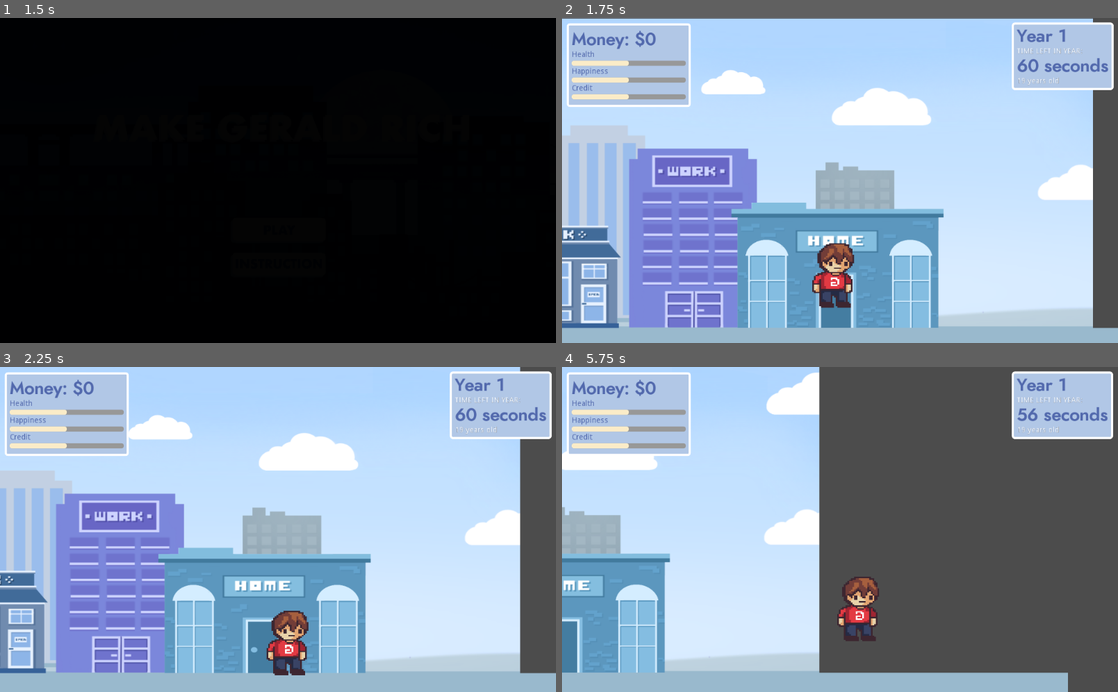
Above: before the commit, frames 1-4 (two rows, left to right).
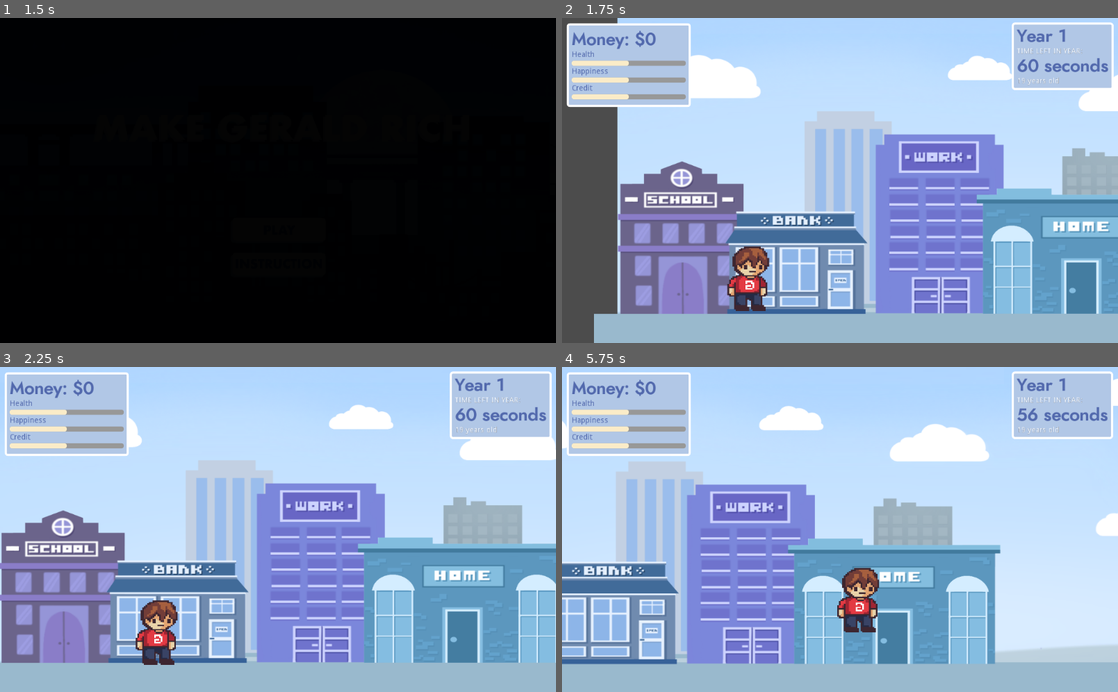
Above: after the commit, the same moments.

Repository: AndrewYeh1/Finance-game
Game: Godot game, scene res://Home/Home.tscn
Same seed, same stepped clock (60 frames per second), same inputs: the game is played once before the commit and once after it.
Inputs (mouse positions are in pixels of both pictures, inside the frame that each line leads up to):
- Up to frame 1 (1.5 s): click (278, 229) at 0.5 s; click (278, 229) at 1.25 s
- Up to frame 2 (1.75 s): no input
- Up to frame 3 (2.25 s): move the mouse to (400, 513) at 2.02 s; hold Right (move_right) from 2.03 s (still down); hold Space from 2.03 s (still down)
- Up to frame 4 (5.75 s): tap Up (jump) at 2.27, 3.02, 4.52, 5.27 s; move the mouse to (728, 545) at 2.77 s; release Space at 2.78 s; tap Space at 2.85, 4.35 s; move the mouse to (895, 458) at 3.52 s; release Right (move_right) at 3.53 s; hold Left (move_left) 3.53-4.28 s; hold Space 3.53-4.28 s; move the mouse to (812, 594) at 4.27 s; hold Right (move_right) from 4.28 s (still down); move the mouse to (1006, 578) at 5.02 s; hold Space from 5.03 s (still down)

Frame 1 is identical in both runs. In frame 2, 57% of the frame differs, in the area x 0-100%, y 0-100%; in frame 3, 57%; in frame 4, 74%.

Commit message:
added school entering

Diff:
--- a/Play/Play.gd
+++ b/Play/Play.gd
@@ -8,7 +8,7 @@
 
 # Called when the node enters the scene tree for the first time.
 func _ready() -> void:
-	pass # Replace with function body.
+	set_camera_limits()
 
 
 # Called every frame. 'delta' is the elapsed time since the previous frame.
@@ -19,3 +19,11 @@
 func _on_time_timeout() -> void:
 	$CanvasLayer/newyeartransition.show()
 	$CanvasLayer/newyeartransition._transition()
+
+func set_camera_limits():
+	var map_limits = $TileMap.get_used_rect()
+	var map_cellsize = $TileMap.cell_size
+	$player/Camera2D.limit_left = map_limits.position.x+0.1 * map_cellsize.x
+	$player/Camera2D.limit_right = map_limits.end.x * map_cellsize.x
+	$player/Camera2D.limit_top = map_limits.position.y * map_cellsize.y
+	$player/Camera2D.limit_bottom = map_limits.end.y * map_cellsize.y
--- a/Play/Play.tscn
+++ b/Play/Play.tscn
@@ -52,7 +52,7 @@
 tile_set = SubResource( 2 )
 cell_size = Vector2( 80, 80 )
 format = 1
-tile_data = PoolIntArray( 65535, 0, 0, 131071, 0, 0, 196607, 0, 0, 262143, 0, 0, 327679, 0, 0, 393215, 0, 0, 458751, 0, 0, 524287, 0, 0, 589823, 0, 0, 655359, 0, 0, 720895, 0, 0, 655360, 0, 0, 655361, 0, 0, 6553 …(248 unchanged characters)…
+tile_data = PoolIntArray( -65536, 0, 0, -65535, 0, 0, -65534, 0, 0, -65533, 0, 0, -65532, 0, 0, -65531, 0, 0, -65530, 0, 0, -65529, 0, 0, -65528, 0, 0, -65527, 0, 0, -65526, 0, 0, -65525, 0, 0, -65524, 0, 0, -65523, 0, 0, -65522, 0, 0, -65521, 0, 0, -65520, 0, 0, -65519, 0, 0, -65518, 0, 0, -65517, 0, 0, 0, 0, 0, 19, 0, 0, 65536, 0, 0, 65555, 0, 0, 131072, 0, 0, 131091, 0, 0, 196608, 0, 0, 196627, 0, 0, 262144, 0, 0, 262163, 0, 0, 327680, 0, 0, 327699, 0, 0, 393216, 0, 0, 393235, 0, 0, 458752, 0, 0, 458771, 0, 0, 524288, 0, 0, 524307, 0, 0, 589824, 0, 0, 589843, 0, 0, 655360, 0, 0, 655361, 0, 0, 6553 …(248 unchanged characters)…
 
 [node name="school" parent="." instance=ExtResource( 6 )]
 position = Vector2( 138.761, 795.786 )
@@ -61,7 +61,7 @@
 position = Vector2( 705.849, 793.185 )
 
 [node name="home" parent="." instance=ExtResource( 10 )]
-position = Vector2( 1023.32, 795.274 )
+position = Vector2( 1020.32, 795.274 )
 
 [node name="bank" parent="." instance=ExtResource( 5 )]
 position = Vector2( 399.037, 801.134 )
@@ -72,7 +72,7 @@
 texture = ExtResource( 3 )
 
 [node name="player" parent="." instance=ExtResource( 1 )]
-position = Vector2( 1032, 696 )
+position = Vector2( 298.726, 741.357 )
 
 [node name="CanvasLayer" type="CanvasLayer" parent="."]
 
--- a/actors/player.gd
+++ b/actors/player.gd
@@ -3,6 +3,8 @@
 export var stomp_impulse: = 1000.0
 
 var location = null
+
+
 
 func _on_EnemyDetector_area_entered(area: Area2D) -> void:
 	_velocity = calculate_stomp_velocity(_velocity, stomp_impulse)
@@ -69,20 +71,23 @@
 # detects the person entering
 func _on_buildingDetector_area_shape_entered(area_id: int, area: Area2D, area_shape: int, self_shape: int) -> void:
 	print(area.get_name())
-	if area.get_name() == "Bank":
-		location = "bank"
-	if area.get_name() == "School":
-		location = "school"
+
+	if ["Bank", "School", "Jobs", "Home"].has(area.get_name()):
+		location = area.get_name()
+		$enter.show()
+
+
 
 
 # detects the person exiting
 func _on_buildingDetector_area_shape_exited(area_id: int, area: Area2D, area_shape: int, self_shape: int) -> void:
 	location = null
+	$enter.hide()
 
 # detects key pressed
 func _input(ev):
 	if Input.is_key_pressed(KEY_SPACE):
-		if location == "bank":
+		if location == "Bank":
 			get_tree().change_scene("res://BuildingInterior/BankInt.tscn")
-		elif location == "school":
-			GameManager.money += 2
+		elif location == "School":
+			get_tree().change_scene("res://building_interior/school.tscn")
--- a/actors/player.tscn
+++ b/actors/player.tscn
@@ -1,7 +1,8 @@
-[gd_scene load_steps=5 format=2]
+[gd_scene load_steps=6 format=2]
 
 [ext_resource path="res://data/gerald.PNG" type="Texture" id=1]
 [ext_resource path="res://actors/player.gd" type="Script" id=2]
+[ext_resource path="res://data/arrow1.png" type="Texture" id=3]
 
 [sub_resource type="RectangleShape2D" id=1]
 extents = Vector2( 37.1594, 77.2719 )
@@ -43,5 +44,12 @@
 [node name="CollisionShape2D" type="CollisionShape2D" parent="buildingDetector"]
 position = Vector2( 0, -77 )
 shape = SubResource( 2 )
+
+[node name="enter" type="Sprite" parent="."]
+visible = false
+position = Vector2( 0.668182, -250.628 )
+rotation = 3.14159
+scale = Vector2( 0.518659, 0.547853 )
+texture = ExtResource( 3 )
 [connection signal="area_shape_entered" from="buildingDetector" to="." method="_on_buildingDetector_area_shape_entered"]
 [connection signal="area_shape_exited" from="buildingDetector" to="." method="_on_buildingDetector_area_shape_exited"]
--- /dev/null
+++ b/building_interior/school.tscn
@@ -0,0 +1,103 @@
+[gd_scene load_steps=12 format=2]
+
+[ext_resource path="res://data/tileset.png" type="Texture" id=1]
+[ext_resource path="res://data/buildingInterior/LEFTDOOR.PNG" type="Texture" id=2]
+[ext_resource path="res://data/buildingInterior/SCHOOLINTERIORBACKGROUND.PNG" type="Texture" id=3]
+[ext_resource path="res://Play/Play.gd" type="Script" id=4]
+[ext_resource path="res://stats/money.tscn" type="PackedScene" id=5]
+[ext_resource path="res://stats/timer.tscn" type="PackedScene" id=6]
+[ext_resource path="res://fade/newyear.tscn" type="PackedScene" id=7]
+[ext_resource path="res://actors/player.tscn" type="PackedScene" id=8]
+
+[sub_resource type="ConvexPolygonShape2D" id=1]
+points = PoolVector2Array( 0, 0, 80, 0, 80, 80, 0, 80 )
+
+[sub_resource type="TileSet" id=2]
+0/name = "tileset.png 0"
+0/texture = ExtResource( 1 )
+0/tex_offset = Vector2( 0, 0 )
+0/modulate = Color( 1, 1, 1, 1 )
+0/region = Rect2( 0, 0, 80, 80 )
+0/tile_mode = 0
+0/occluder_offset = Vector2( 0, 0 )
+0/navigation_offset = Vector2( 0, 0 )
+0/shape_offset = Vector2( 0, 0 )
+0/shape_transform = Transform2D( 1, 0, 0, 1, 0, 0 )
+0/shape = SubResource( 1 )
+0/shape_one_way = false
+0/shape_one_way_margin = 1.0
+0/shapes = [ {
+"autotile_coord": Vector2( 0, 0 ),
+"one_way": false,
+"one_way_margin": 1.0,
+"shape": SubResource( 1 ),
+"shape_transform": Transform2D( 1, 0, 0, 1, 0, 0 )
+} ]
+0/z_index = 0
+
+[sub_resource type="RectangleShape2D" id=3]
+extents = Vector2( 95.1148, 133.654 )
+
+[node name="Node2D" type="Node2D"]
+script = ExtResource( 4 )
+
+[node name="background" type="Sprite" parent="."]
+position = Vector2( 666.374, 415.07 )
+scale = Vector2( 0.874048, 0.934747 )
+texture = ExtResource( 3 )
+
+[node name="TileMap" type="TileMap" parent="."]
+visible = false
+tile_set = SubResource( 2 )
+cell_size = Vector2( 80, 80 )
+format = 1
+tile_data = PoolIntArray( 65535, 0, 0, 16, 0, 0, 131071, 0, 0, 65552, 0, 0, 196607, 0, 0, 131088, 0, 0, 262143, 0, 0, 196624, 0, 0, 327679, 0, 0, 262160, 0, 0, 393215, 0, 0, 327696, 0, 0, 458751, 0, 0, 393232, 0, 0, 524287, 0, 0, 458768, 0, 0, 589823, 0, 0, 524304, 0, 0, 655359, 0, 0, 589824, 0, 0, 589825, 0, 0, 589826, 0, 0, 589827, 0, 0, 589828, 0, 0, 589829, 0, 0, 589830, 0, 0, 589831, 0, 0, 589832, 0, 0, 589833, 0, 0, 589834, 0, 0, 589835, 0, 0, 589836, 0, 0, 589837, 0, 0, 589838, 0, 0, 589839, 0, 0, 589840, 0, 0, 720895, 0, 0, 655360, 0, 0, 655361, 0, 0, 655362, 0, 0, 655363, 0, 0, 655364, 0, 0, 655365, 0, 0, 655366, 0, 0, 655367, 0, 0, 655368, 0, 0, 655369, 0, 0, 655370, 0, 0, 655371, 0, 0, 655372, 0, 0, 655373, 0, 0, 655374, 0, 0, 655375, 0, 0, 655376, 0, 0 )
+
+[node name="LeftDoor" type="Area2D" parent="."]
+collision_layer = 2
+collision_mask = 0
+
+[node name="LEFTDOOR" type="Sprite" parent="LeftDoor"]
+position = Vector2( 559.194, 491.796 )
+scale = Vector2( 0.598312, 0.598312 )
+texture = ExtResource( 2 )
+
+[node name="CollisionShape2D" type="CollisionShape2D" parent="LeftDoor"]
+position = Vector2( 298.171, 493.472 )
+shape = SubResource( 3 )
+
+[node name="RightDoor" type="Area2D" parent="."]
+position = Vector2( 714.713, -2.37842 )
+collision_layer = 2
+collision_mask = 0
+
+[node name="LEFTDOOR" type="Sprite" parent="RightDoor"]
+position = Vector2( 559.194, 491.796 )
+scale = Vector2( 0.598312, 0.598312 )
+texture = ExtResource( 2 )
+
+[node name="CollisionShape2D" type="CollisionShape2D" parent="RightDoor"]
+position = Vector2( 298.171, 493.472 )
+shape = SubResource( 3 )
+
+[node name="player" parent="." instance=ExtResource( 8 )]
+position = Vector2( 653.166, 575.163 )
+
+[node name="CanvasLayer" type="CanvasLayer" parent="."]
+
+[node name="statsBar" parent="CanvasLayer" instance=ExtResource( 5 )]
+margin_left = 14.4442
+margin_top = 15.1285
+margin_right = 233.444
+margin_bottom = 159.129
+
+[node name="time" parent="CanvasLayer" instance=ExtResource( 6 )]
+position = Vector2( 833.622, 13.6557 )
+
+[node name="newyeartransition" parent="CanvasLayer" instance=ExtResource( 7 )]
+margin_left = 1.33484
+margin_top = 14.6039
+margin_right = 1.33484
+margin_bottom = 14.6039
+[connection signal="timeout" from="CanvasLayer/time" to="." method="_on_time_timeout"]
+[connection signal="transitioned" from="CanvasLayer/newyeartransition" to="CanvasLayer/time" method="_on_newyeartransition_transitioned"]
--- a/project.godot
+++ b/project.godot
@@ -50,6 +50,7 @@
 2d_render/layer_1="player"
 2d_physics/layer_1="player"
 2d_physics/layer_2="buildings"
+2d_physics/layer_3="items"
 
 [rendering]
 
--- a/stats/timer.gd
+++ b/stats/timer.gd
@@ -12,6 +12,10 @@
 
 # Called when the node enters the scene tree for the first time.
 func _ready() -> void:
+	print("asdasdad")
+	box.get_node("Year").text = "Year " + str(GameManager.year)
+	box.get_node("Time").text = str(GameManager.second) + " seconds"
+	box.get_node("Age").text = str(GameManager.year + 18) + " years old"
 	timer.set_wait_time(1)
 	timer.start()
 
Binary file added: data/arrow.png
Binary file added: data/arrow1.png
Binary file added: data/buildingInterior/JOBAGENCYHIGHPAYINGNOWORDS.PNG
Not shown, added: data/buildingInterior/JOBAGENCYHIGHPAYINGNOWORDS.PNG.import
Binary file added: data/buildingInterior/JOBAGENCYLOWPAYINGNOWORDS.PNG
Not shown, added: data/buildingInterior/JOBAGENCYLOWPAYINGNOWORDS.PNG.import
Binary file added: data/buildingInterior/JOBAGENCYMEDIUMPAYINGNOWORDS.PNG
Not shown, added: data/buildingInterior/JOBAGENCYMEDIUMPAYINGNOWORDS.PNG.import
Binary file added: data/buildingInterior/LEFTDOOR.PNG
Not shown, added: data/buildingInterior/LEFTDOOR.PNG.import
Binary file added: data/buildingInterior/RIGHTDOOR.PNG
Not shown, added: data/buildingInterior/RIGHTDOOR.PNG.import
(and 4 more such lines)
